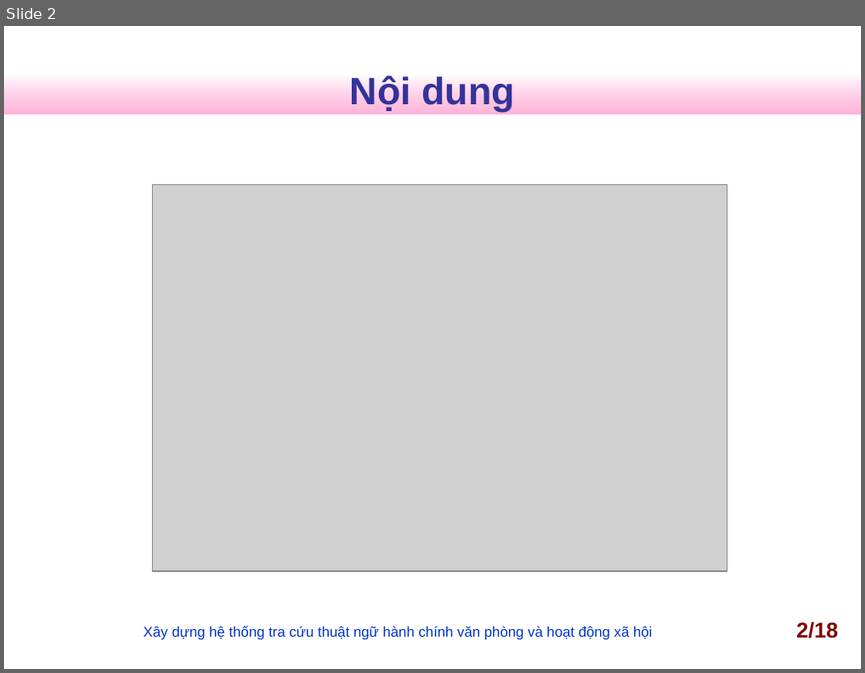
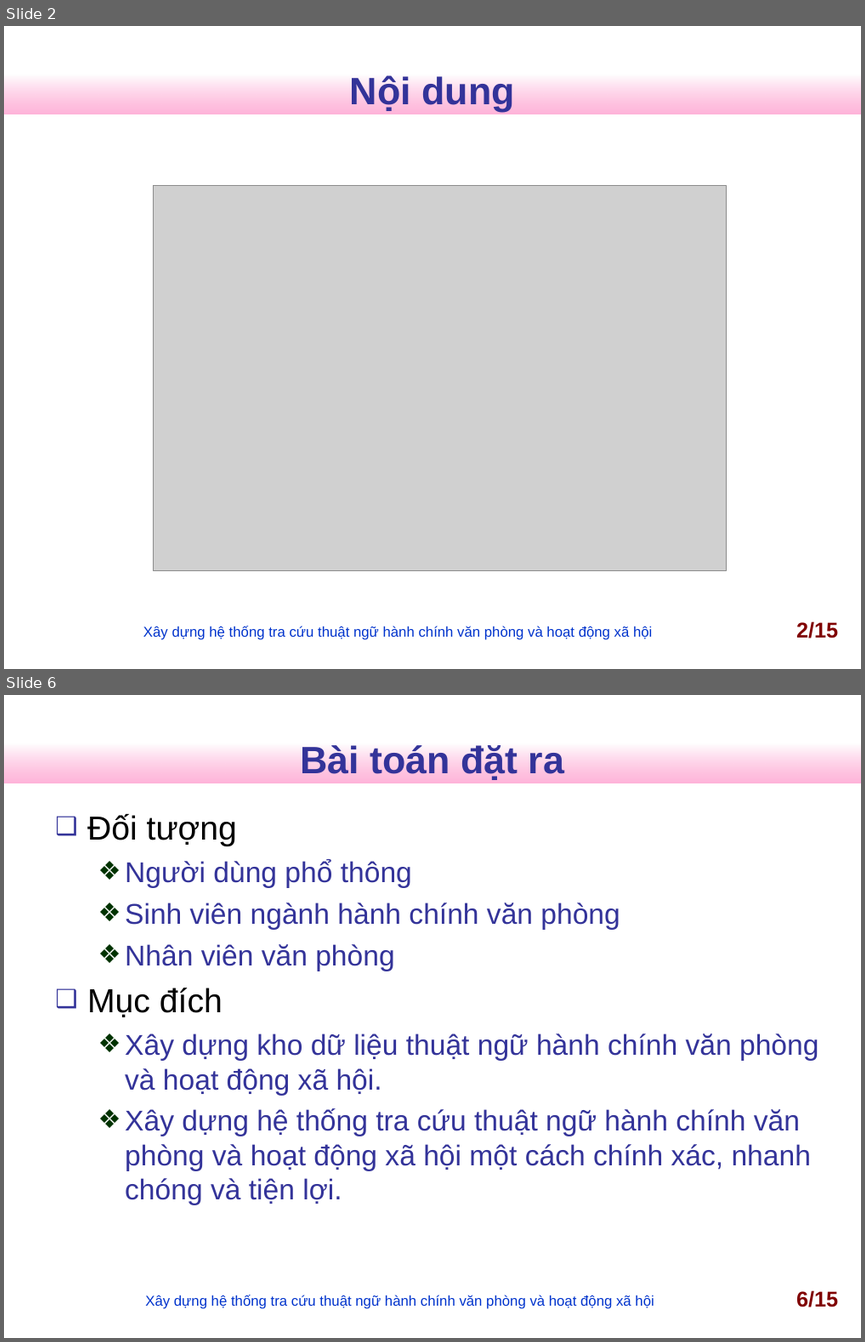
Before and after one commit to nguyentk90/tra-cuu-thuat-ngu-hanh-chinh, a slide deck: Documents/slideN2013.ppt. Shown one above the other, each under a label of ours: slide 2 before the commit, slides 2 and 6 after it; the slides between them are not shown. The pictures are 865x673 and 865x1342 pixels, drawn with LibreOffice and Linux fonts; fonts in the diff are those of the drawing; grey boxes stand for pictures; background and template pictures are left out. Boxes give left, top, right and bottom in pixels: in the first picture for what was removed or moved away, otherwise in the second. Text is boxed around its words. In the diff, an @@ line names an element or a change of style, - is before the commit and + after.

```diff
--- a/Documents/slideN2013.ppt
+++ b/Documents/slideN2013.ppt
@@ slide 6 added at bbox=[4, 695, 861, 1338], background #FFFFFF; not listed: 1 template element that a slide beside it also shows @@
@@ title added at bbox=[300, 743, 564, 780], 32 pt, text #333399, bold @@
+Bài toán đặt ra
@@ text added at bbox=[87, 814, 818, 1205], 24 pt, text #333399 @@
+❑ Đối tượng
+  ❖ Người dùng phổ thông
+  ❖ Sinh viên ngành hành chính văn phòng
+  ❖ Nhân viên văn phòng
+❑ Mục đích
+  ❖ Xây dựng kho dữ liệu thuật ngữ hành chính văn phòng và hoạt động xã hội.
+  ❖ Xây dựng hệ thống tra cứu thuật ngữ hành chính văn phòng và hoạt động xã hội một cách chính xác, nhanh chóng và tiện lợi.
@@ text added at bbox=[145, 1294, 653, 1309], 12 pt, text #0033CC @@
+Xây dựng hệ thống tra cứu thuật ngữ hành chính văn phòng và hoạt động xã hội
@@ page number added at bbox=[796, 1290, 838, 1307], 18 pt, text #800000, bold @@
+6/15
@@ page number at bbox=[796, 621, 838, 638]: text changed @@
-2/18
+2/15
```
Also in this commit, not shown: 6 slides changed, 7 other slides added, 15 slides removed, 2 other files.
